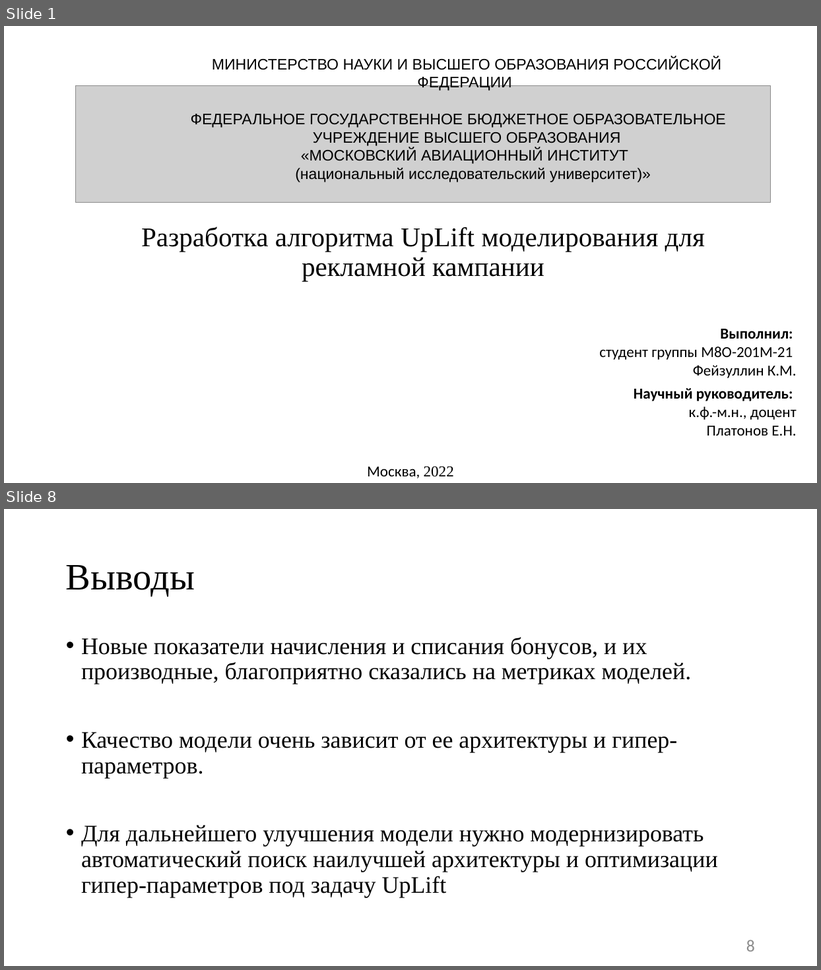
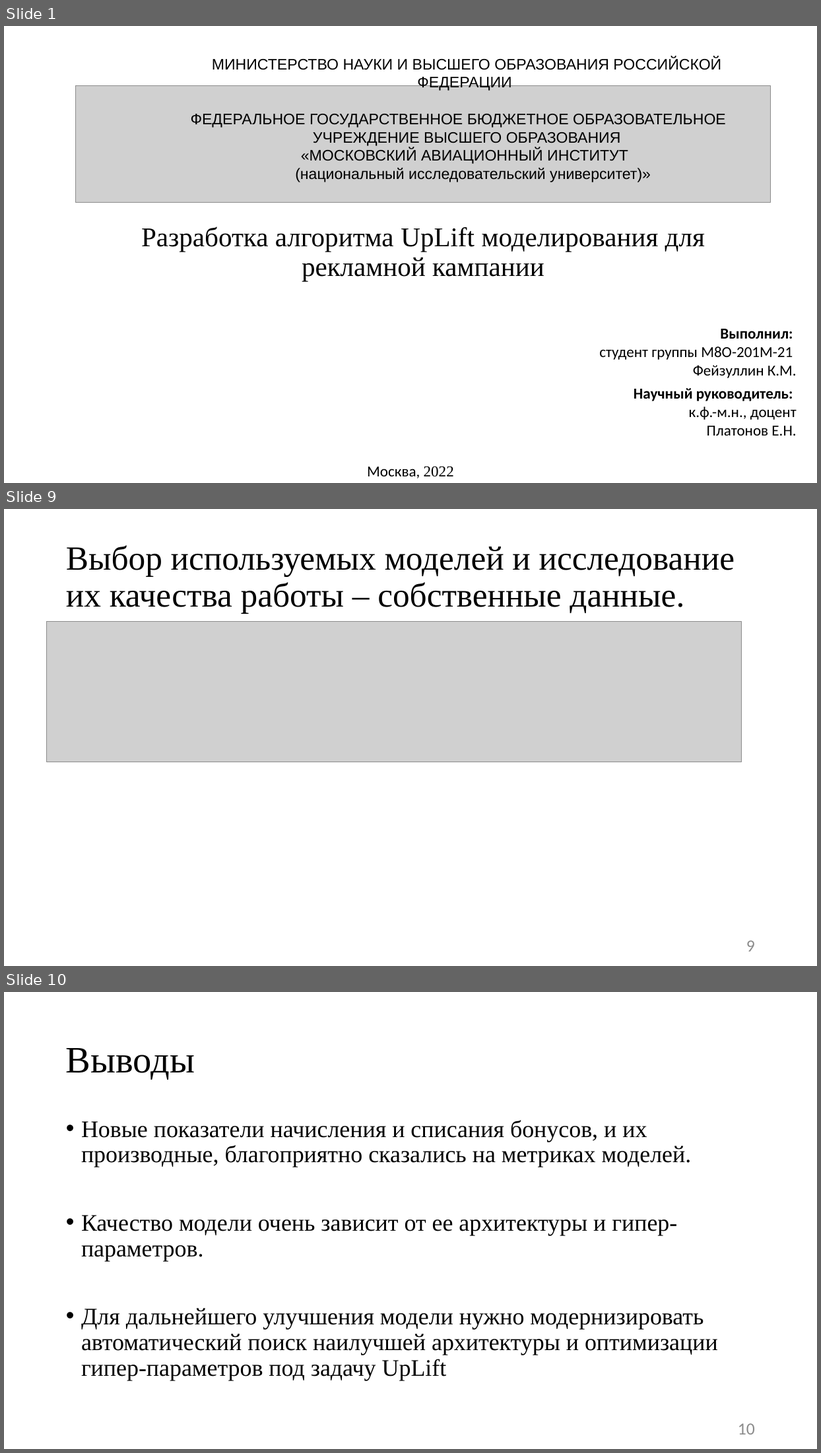
Before and after one commit to JacKira/MastersDegree, a slide deck: Отчет_4_сем/Презентация Фейзуллин 201.pptx. Shown one above the other, each under a label of ours: slides 1 and 8 before the commit, slides 1, 9 and 10 after it; the slides between them are not shown. The pictures are 821x970 and 821x1453 pixels, drawn with LibreOffice and Linux fonts; fonts in the diff are those of the drawing; grey boxes stand for pictures. Boxes give left, top, right and bottom in pixels: in the first picture for what was removed or moved away, otherwise in the second. Text is boxed around its words. In the diff, an @@ line names an element or a change of style, - is before the commit and + after.

```diff
--- a/Отчет_4_сем/Презентация Фейзуллин 201.pptx
+++ b/Отчет_4_сем/Презентация Фейзуллин 201.pptx
@@ slide 9 added at bbox=[4, 509, 817, 966], background #FFFFFF @@
@@ title added at bbox=[66, 545, 735, 613], 40 pt, text #000000 @@
+Выбор используемых моделей и исследование их качества работы – собственные данные.
@@ picture added at bbox=[47, 622, 741, 762] @@
@@ page number added at bbox=[746, 941, 755, 952], 20 pt, text #8C8C8C @@
+9
@@ what was slide 8 is now slide 10 @@
@@ page number at bbox=[738, 1424, 755, 1435]: text changed @@
-8
+10
```
Also in this commit, not shown: 5 slides changed, 2 other slides added, 1 slide removed, 3 other files.
